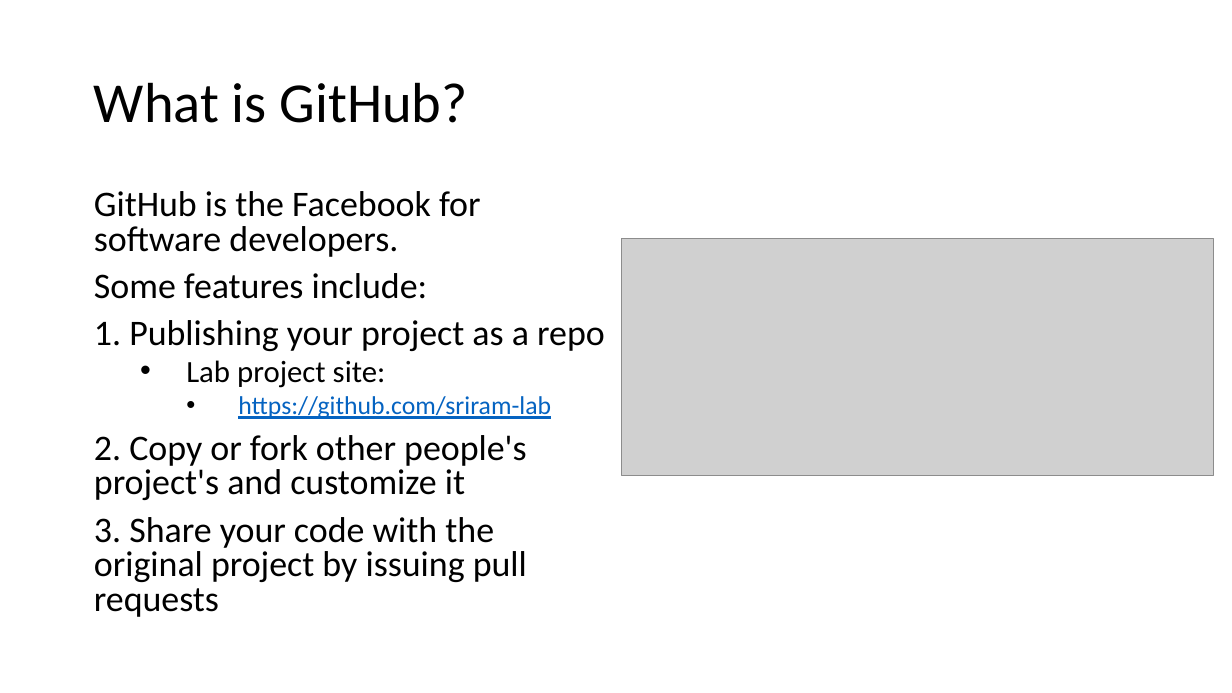
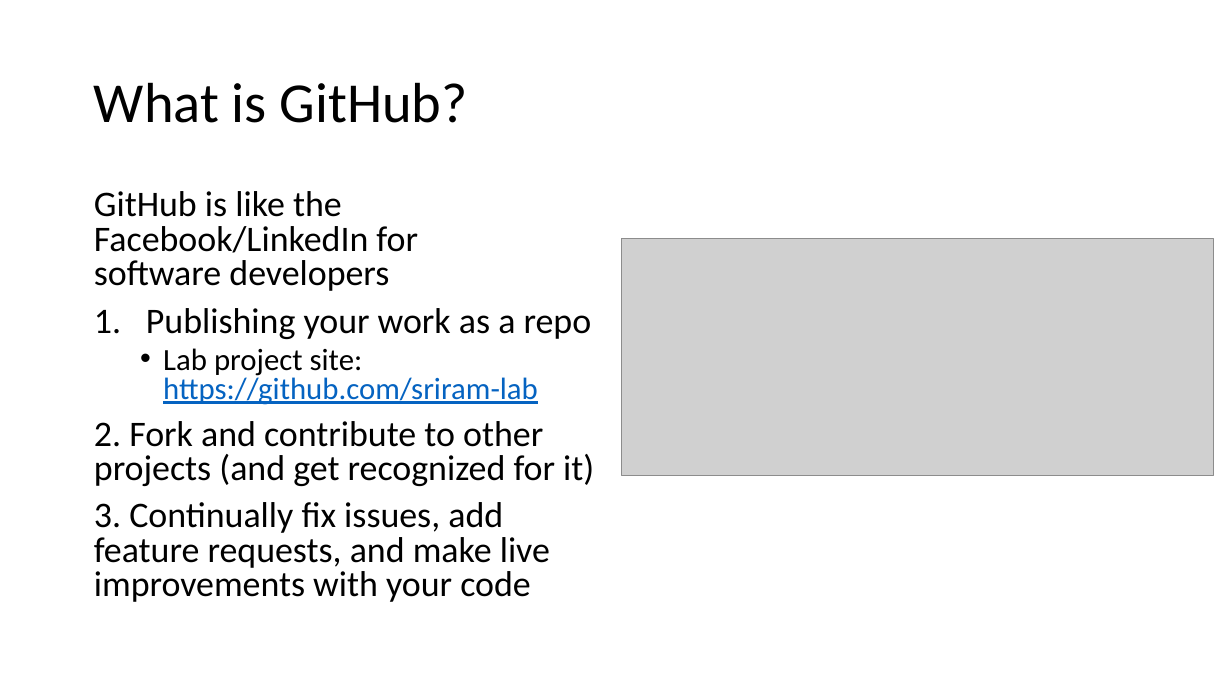
Before and after one commit to sriram-lab/github, a slide deck: slide 8 of GitHub-Intro.pptx (slide 10 before the commit). Drawn at 1232x693 pixels with LibreOffice and Linux fonts; fonts in the diff are those of the drawing; grey boxes stand for pictures. Boxes give left, top, right and bottom in pixels: in the first picture for what was removed or moved away, otherwise in the second. Text is boxed around its words. In the diff, an @@ line names an element or a change of style, - is before the commit and + after.

```diff
--- a/GitHub-Intro.pptx
+++ b/GitHub-Intro.pptx
@@ text at (94, 191, 594, 602): text changed @@
-GitHub is the Facebook for software developers.
-Some features include:
-1. Publishing your project as a repo
-  • Lab project site:
-    • https://github.com/sriram-lab
-2. Copy or fork other people's project's and customize it
-3. Share your code with the original project by issuing pull requests
+GitHub is like the Facebook/LinkedIn for software developers
+1. Publishing your work as a repo
+  • Lab project site: https://github.com/sriram-lab
+2. Fork and contribute to other projects (and get recognized for it)
+3. Continually fix issues, add feature requests, and make live improvements with your code
```
Also in this commit, not shown: 9 other slides changed, 5 slides added, 1 slide removed.
